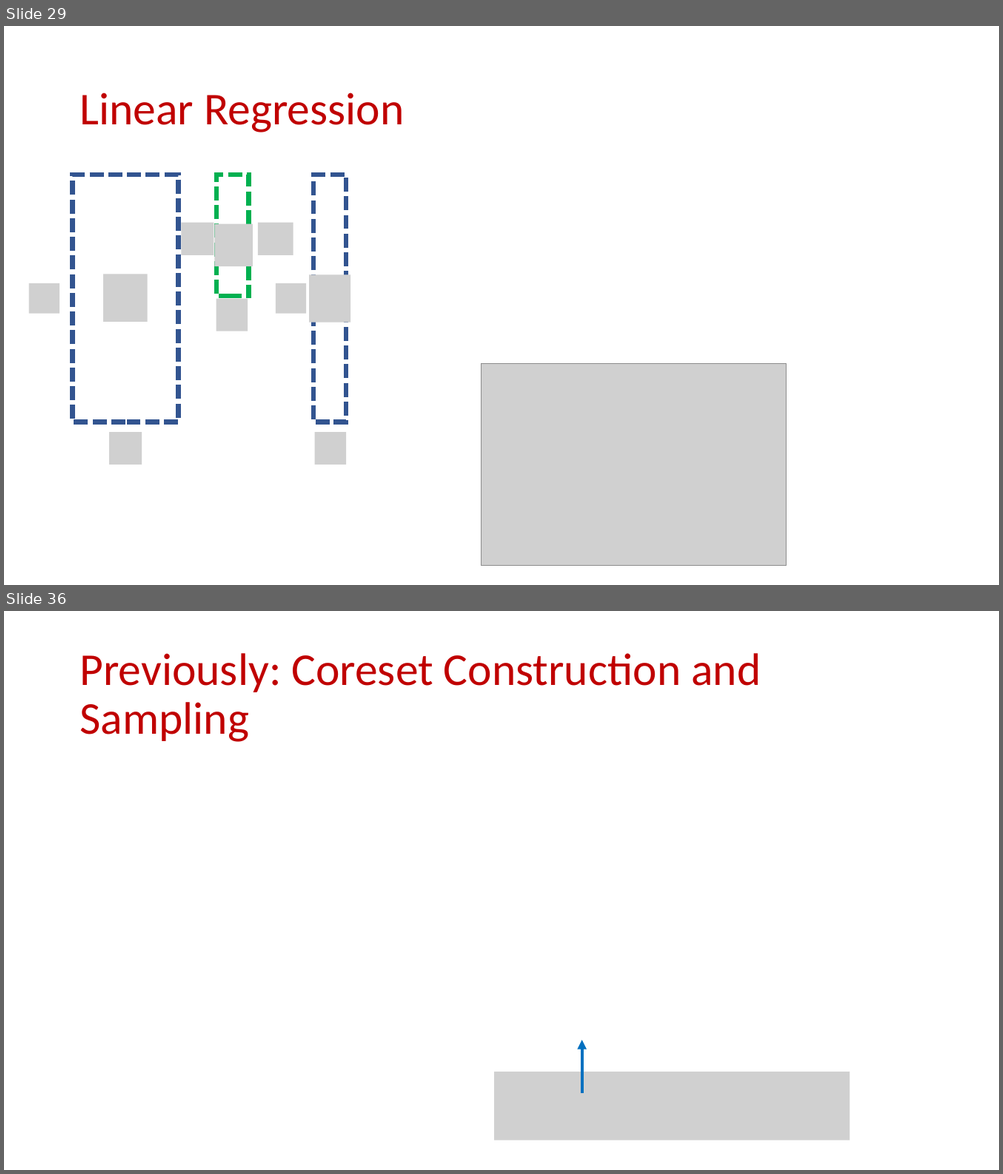
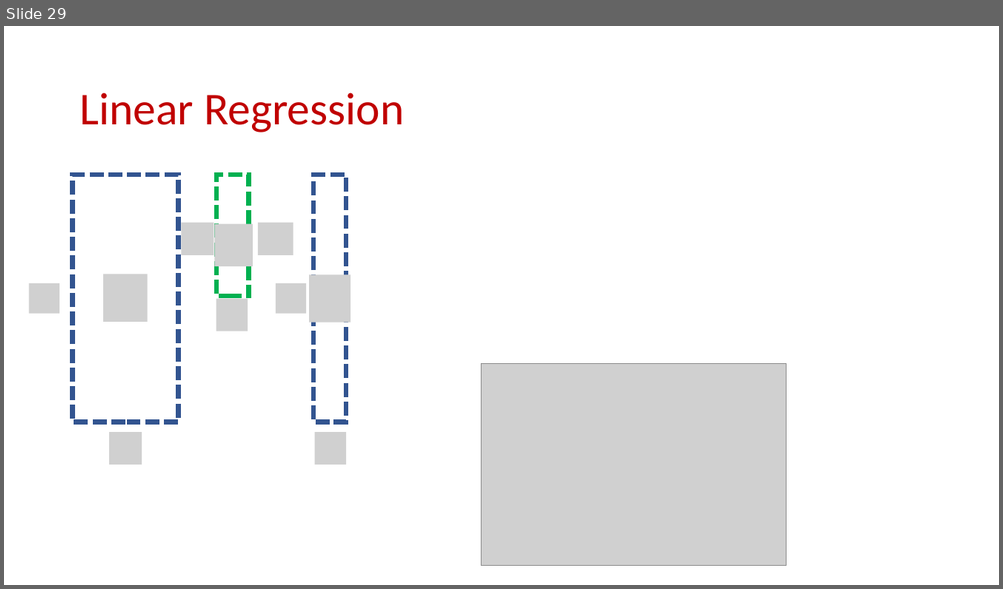
Before and after one commit to samsonzhou/samsonzhou.github.io, a slide deck: CSCE689-23/L30.pptx. Shown one above the other, each under a label of ours: slides 29 and 36 before the commit, slide 29 after it; the slides between them are not shown. The pictures are 1003x1174 and 1003x589 pixels, drawn with LibreOffice and Linux fonts; fonts in the diff are those of the drawing; grey boxes stand for pictures. Boxes give left, top, right and bottom in pixels: in the first picture for what was removed or moved away, otherwise in the second. Text is boxed around its words. In the diff, an @@ line names an element or a change of style, - is before the commit and + after.

```diff
--- a/CSCE689-23/L30.pptx
+++ b/CSCE689-23/L30.pptx
@@ slide 36 removed at [4, 611, 999, 1170], background #FFFFFF @@
@@ title removed at [79, 653, 760, 742] @@
-Previously: Coreset Construction and Sampling
@@ arrow removed from (582, 1093) to (582, 1040) @@
@@ picture removed at [494, 1072, 849, 1141] @@
```
Also in this commit, not shown: 33 other slides removed, 3 other files.
